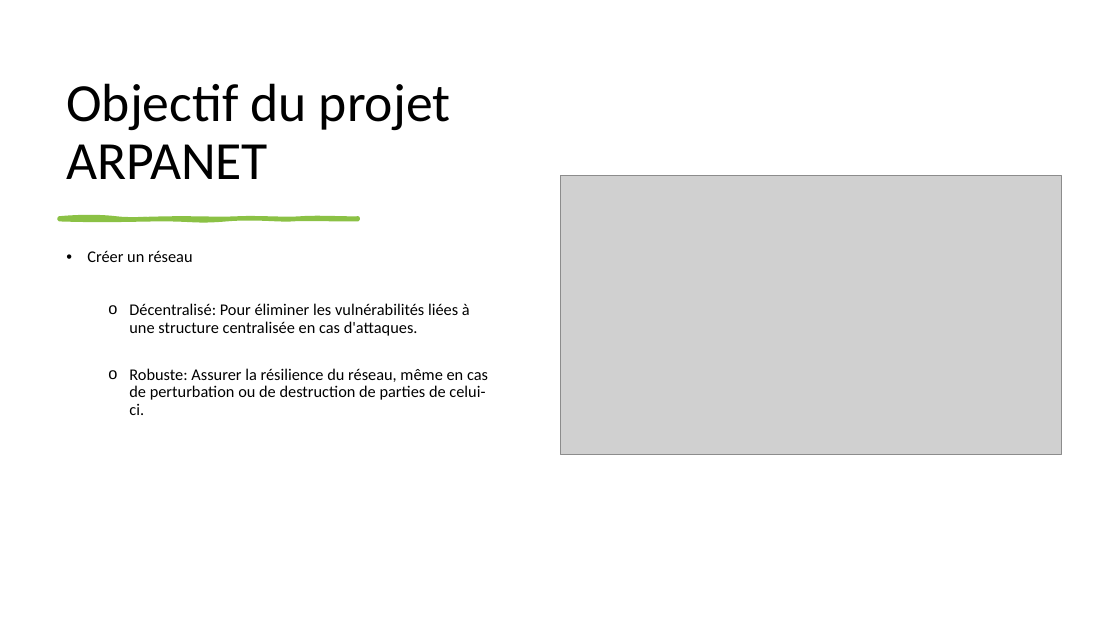
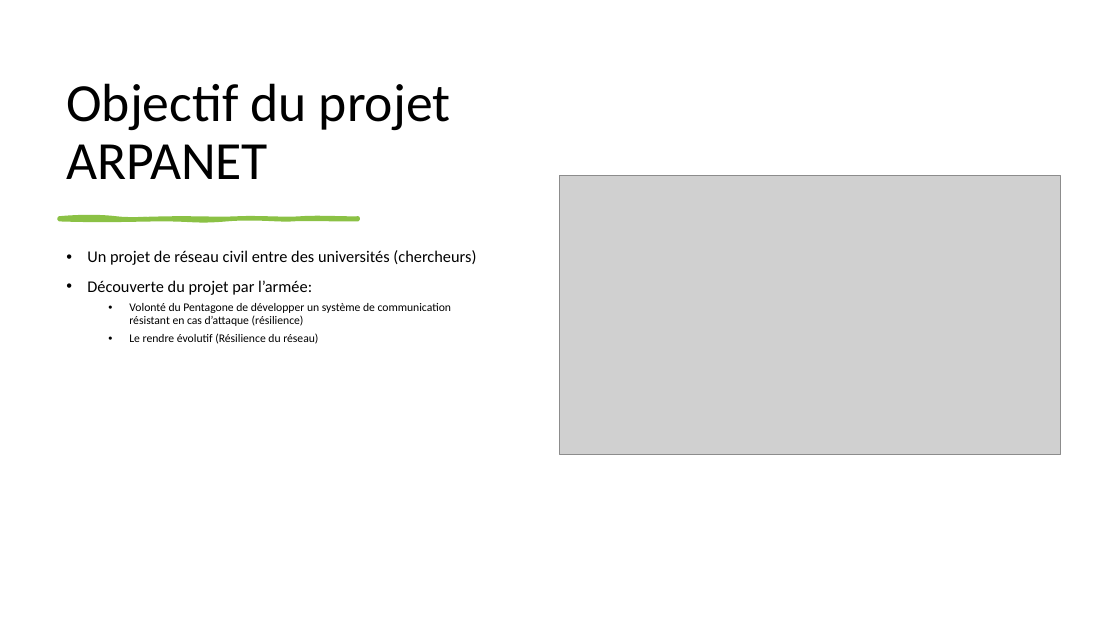
Before and after one commit to YannVerd/Expo_groupe, a slide deck: slide 3 of Expose_ARPAnet.pptx (slide 4 before the commit). Drawn at 1120x630 pixels with LibreOffice and Linux fonts; fonts in the diff are those of the drawing; grey boxes stand for pictures. Boxes give left, top, right and bottom in pixels: in the first picture for what was removed or moved away, otherwise in the second. Text is boxed around its words. In the diff, an @@ line names an element or a change of style, - is before the commit and + after.

```diff
--- a/Expose_ARPAnet.pptx
+++ b/Expose_ARPAnet.pptx
@@ text at (x1=87, y1=250, x2=476, y2=344): text changed; size 14 to 10 pt @@
-• Créer un réseau
-  o Décentralisé: Pour éliminer les vulnérabilités liées à une structure centralisée en cas d'attaques.
-  o Robuste: Assurer la résilience du réseau, même en cas de perturbation ou de destruction de parties de celui-ci.
+• Un projet de réseau civil entre des universités (chercheurs)
+• Découverte du projet par l’armée:
+  • Volonté du Pentagone de développer un système de communication résistant en cas d’attaque (résilience)
+  • Le rendre évolutif (Résilience du réseau)
```
Also in this commit, not shown: 6 other slides changed, 1 slide added, 1 slide removed, 1 other file.
